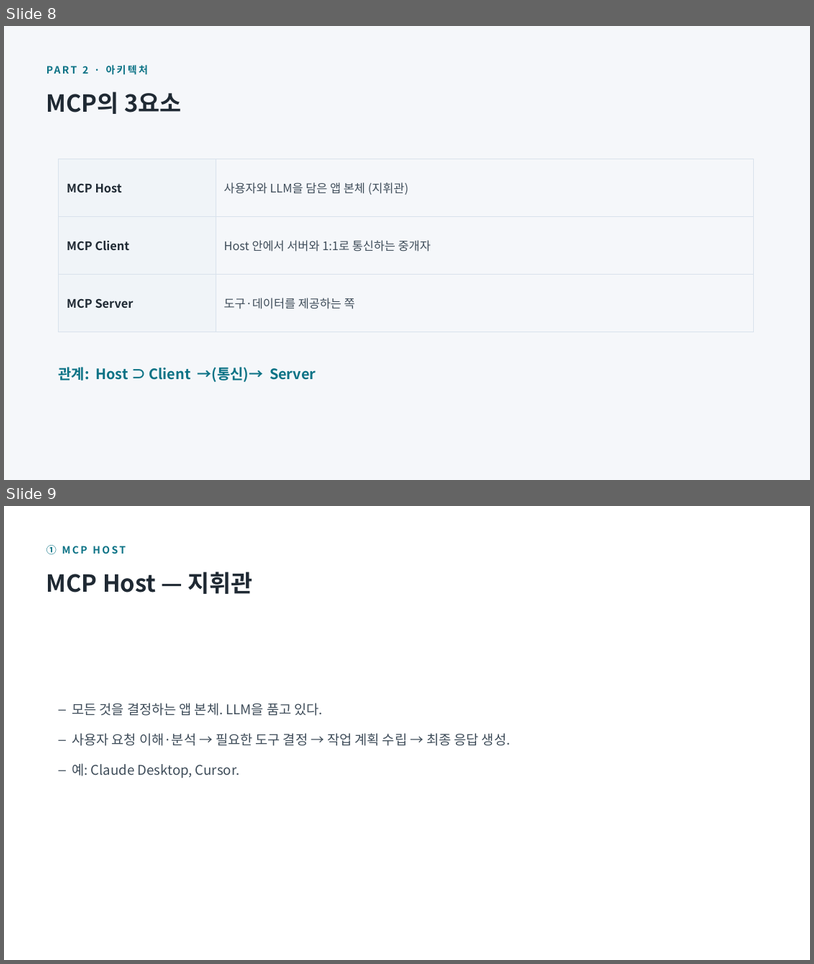
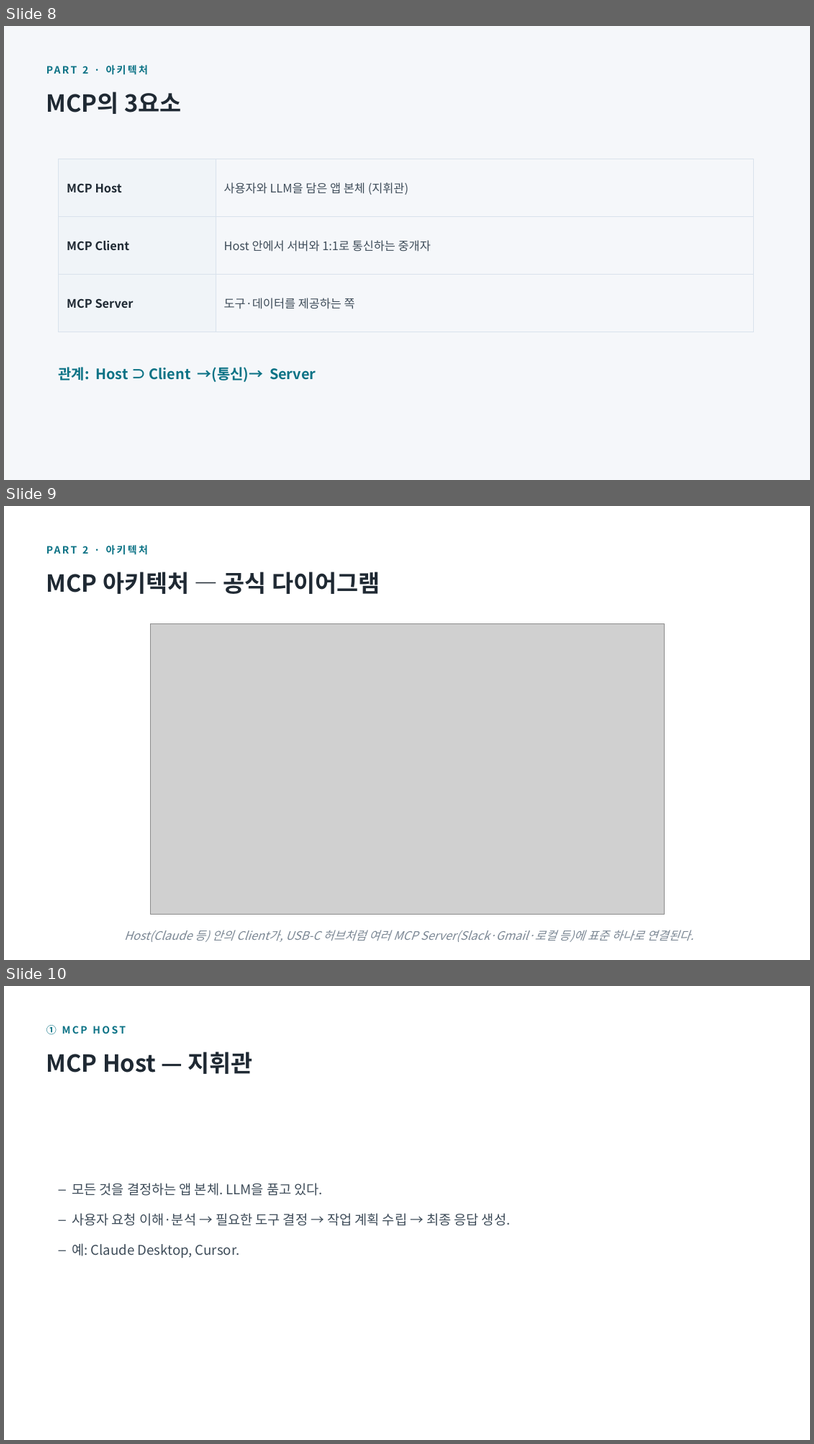
Before and after one commit to Delpiero21/ai_study, a slide deck: MCP/MCP-핵심정리.pptx. Shown one above the other, each under a label of ours: slides 8 and 9 before the commit, slides 8, 9 and 10 after it. The pictures are 814x964 and 814x1444 pixels, drawn with LibreOffice and Linux fonts; fonts in the diff are those of the drawing; grey boxes stand for pictures. Boxes give left, top, right and bottom in pixels: in the first picture for what was removed or moved away, otherwise in the second. Text is boxed around its words. In the diff, an @@ line names an element or a change of style, - is before the commit and + after.

```diff
--- a/MCP/MCP-핵심정리.pptx
+++ b/MCP/MCP-핵심정리.pptx
@@ slide 9 added at <box>4,506,810,960</box>, background #FFFFFF @@
@@ text added at <box>82,545,148,555</box>, 12 pt, text #0B7285, bold @@
+PART 2 · 아키텍처
@@ text added at <box>46,572,380,594</box>, 28 pt, text #1F2933, bold @@
+MCP 아키텍처 — 공식 다이어그램
@@ picture added at <box>150,624,665,914</box> @@
@@ text added at <box>124,929,694,942</box>, 14 pt, text #7B8794, italic @@
+Host(Claude 등) 안의 Client가, USB-C 허브처럼 여러 MCP Server(Slack·Gmail·로컬 등)에 표준 하나로 연결된다.
@@ what was slide 9 is now slide 10 @@
```
Also in this commit, not shown: 3 other files.
